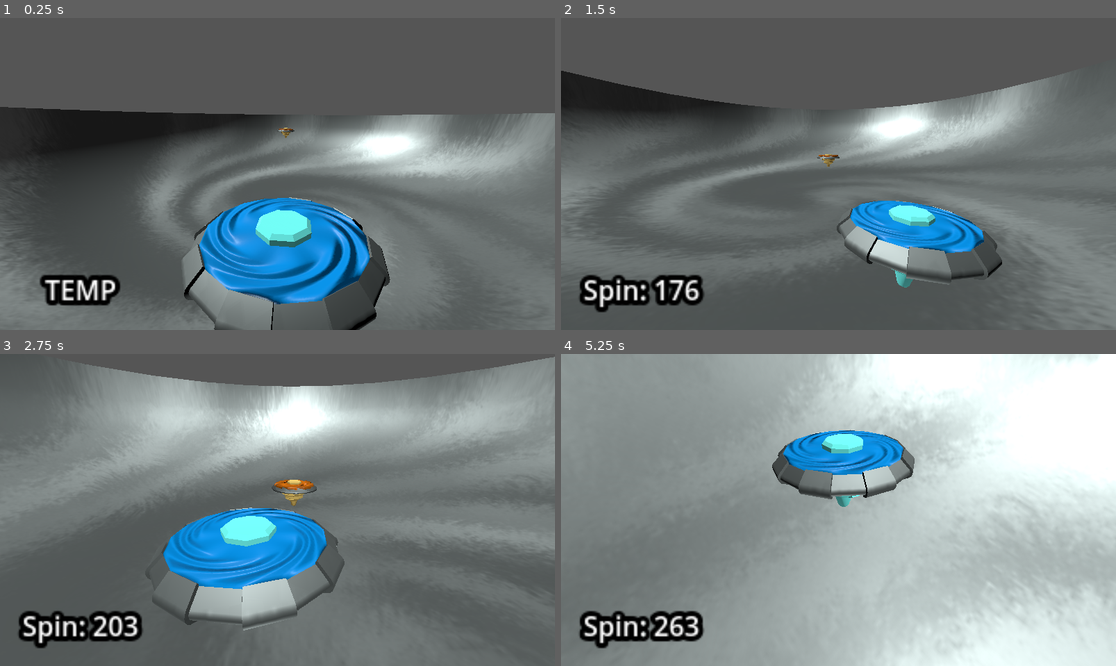
Above: before the commit, frames 1-4 (two rows, left to right).
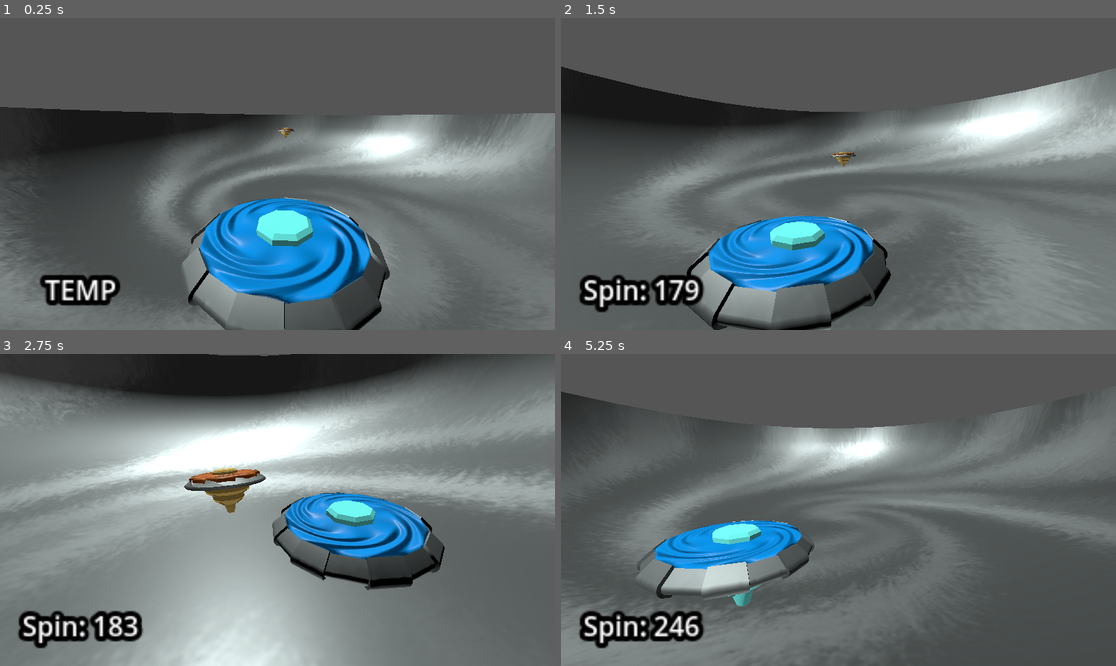
Above: after the commit, the same moments.

Repository: StudentLoanCyclone/StudentLoanCyclone
Game: Godot game, scene res://main.tscn
Same seed, same stepped clock (60 frames per second), same inputs: the game is played once before the commit and once after it.
Inputs (mouse positions are in pixels of both pictures, inside the frame that each line leads up to):
- Up to frame 1 (0.25 s): no input
- Up to frame 2 (1.5 s): tap Enter at 0.5 s; move the mouse to (960, 158) at 0.52 s; press the mouse at (960, 158) at 0.53 s; move the mouse to (727, 189) at 1.27 s; release the mouse at (727, 189) at 1.28 s; right-click (727, 189) at 1.35 s
- Up to frame 3 (2.75 s): move the mouse to (333, 441) at 2.02 s; press the mouse at (333, 441) at 2.03 s
- Up to frame 4 (5.25 s): move the mouse to (810, 572) at 2.77 s; release the mouse at (810, 572) at 2.78 s; right-click (810, 572) at 2.85 s; move the mouse to (1005, 556) at 3.52 s; press the mouse at (1005, 556) at 3.53 s; move the mouse to (672, 463) at 4.27 s; release the mouse at (672, 463) at 4.28 s; right-click (672, 463) at 4.35 s; move the mouse to (866, 510) at 5.02 s; press the mouse at (866, 510) at 5.03 s

The runs differ from the first frame. In frame 1, 2.8% of the frame differs, in the area x 32-71%, y 35-100%; in frame 2, 38%; in frame 3, 68%; in frame 4, 91%, in the area x 0-100%, y 0-100%.
Error before the commit: Invalid access to property or key 'global_position' on a base object of type 'Nil'. (res://cyclone.gd:65)

Commit message:
changed the way damage is dealt so the one with higher velocity does more damage

Diff:
--- a/student-loan-cyclone/cyclone.gd
+++ b/student-loan-cyclone/cyclone.gd
@@ -14,7 +14,6 @@
 
 # Called when the node enters the scene tree for the first time.
 func _ready():
-
 	launch()
 
 func _physics_process(delta):
@@ -47,7 +46,7 @@
 		pass
 
 func _input(event):
-	if self.is_in_group("player"):
+	if self.is_in_group("player") and target:
 		if event.is_action_pressed("attack"):
 			attack()
 		if event.is_action_pressed("defend"):
@@ -62,6 +61,7 @@
 	angular_velocity.z = randf_range(0,10)
 
 func attack():
+
 	var chasedir = (target.global_position - global_position).normalized()
 	current_spin += spin_boost
 
@@ -94,9 +94,14 @@
 		current_spin -= combined_spin * 0.05
 
 func recieve_impact(force: Vector3, opposing_spin: float):
-	apply_central_impulse(force)
+	if target:
+		var target_v = target.linear_velocity
+		print(target_v)
+		print(self.current_spin)
 
-	current_spin -= abs(opposing_spin) * 0.02
+		apply_central_impulse(force + target_v)
+
+		current_spin -= abs(opposing_spin + target_v.length()) * 0.3
 
 func get_target():
 	return target
